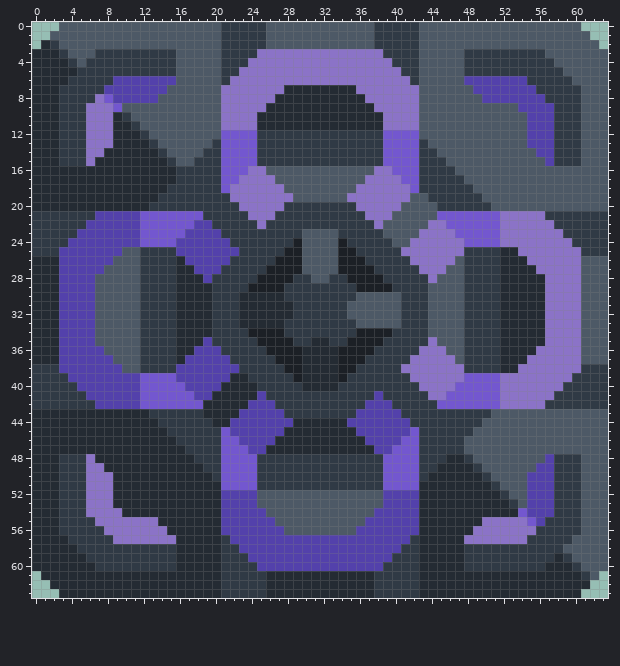
Pixel-art sprite -- assets/sprites/blocks/Production/Nanoprocessor.png. The first picture shows the starting point.
The file is 64x64 pixels.
After the commit:
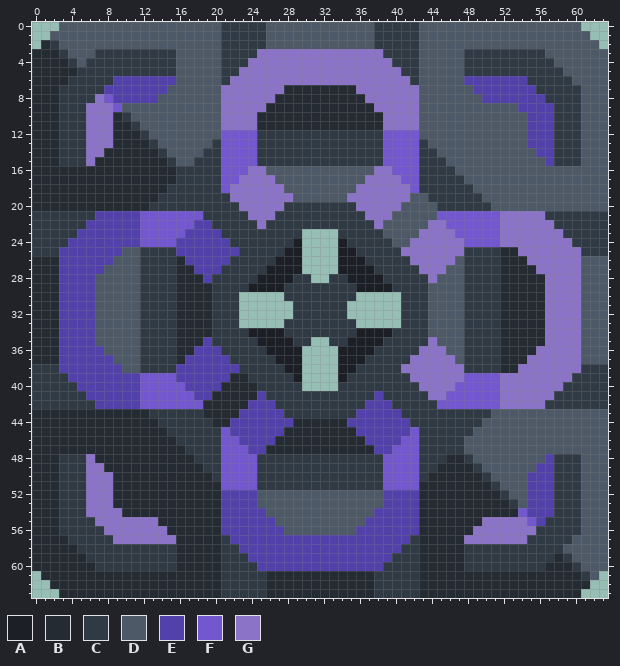
Palette (. is transparent): A #1c2026  B #242b33  C #303a45  D #4d5966  E #5341ab  F #7357cf  G #8b73c7
What changed:
Colour B is removed in row 30 at x 23 to 27; in rows 31 to 32 at x 23 to 28; in row 33 at x 23 to 27; in row 35 at x 31 to 32; in rows 36 to 40 at x 30 to 33.
Colour D is removed in rows 23 to 27 at x 30 to 33; in row 28 at x 31 to 32; in row 30 at x 36 to 40; in rows 31 to 32 at x 35 to 40; in row 33 at x 36 to 40.
Changed places in both pictures, as pixel boxes (x1, y1, x2, y2):
erased: (239, 229, 401, 391)
